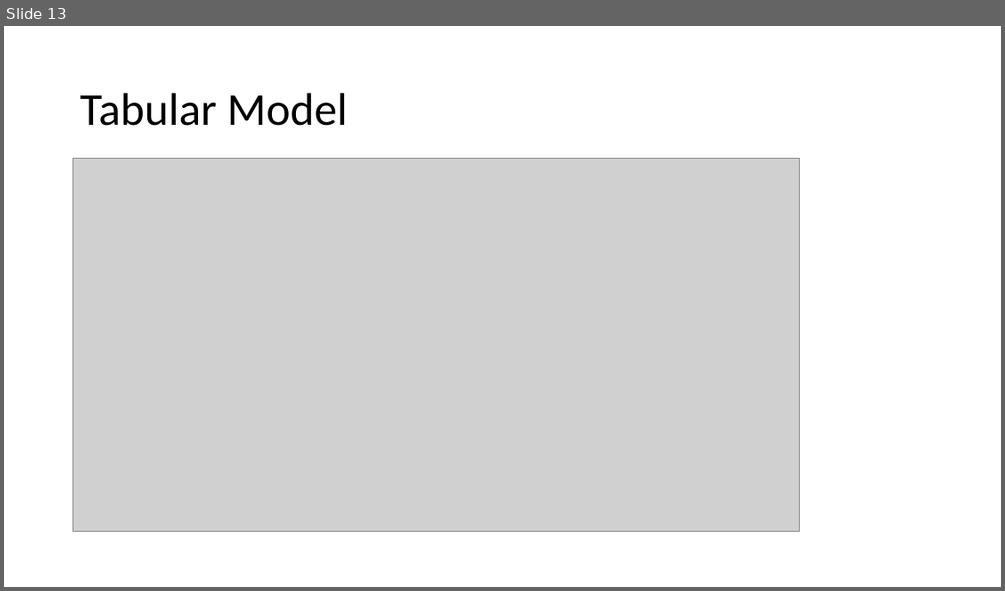
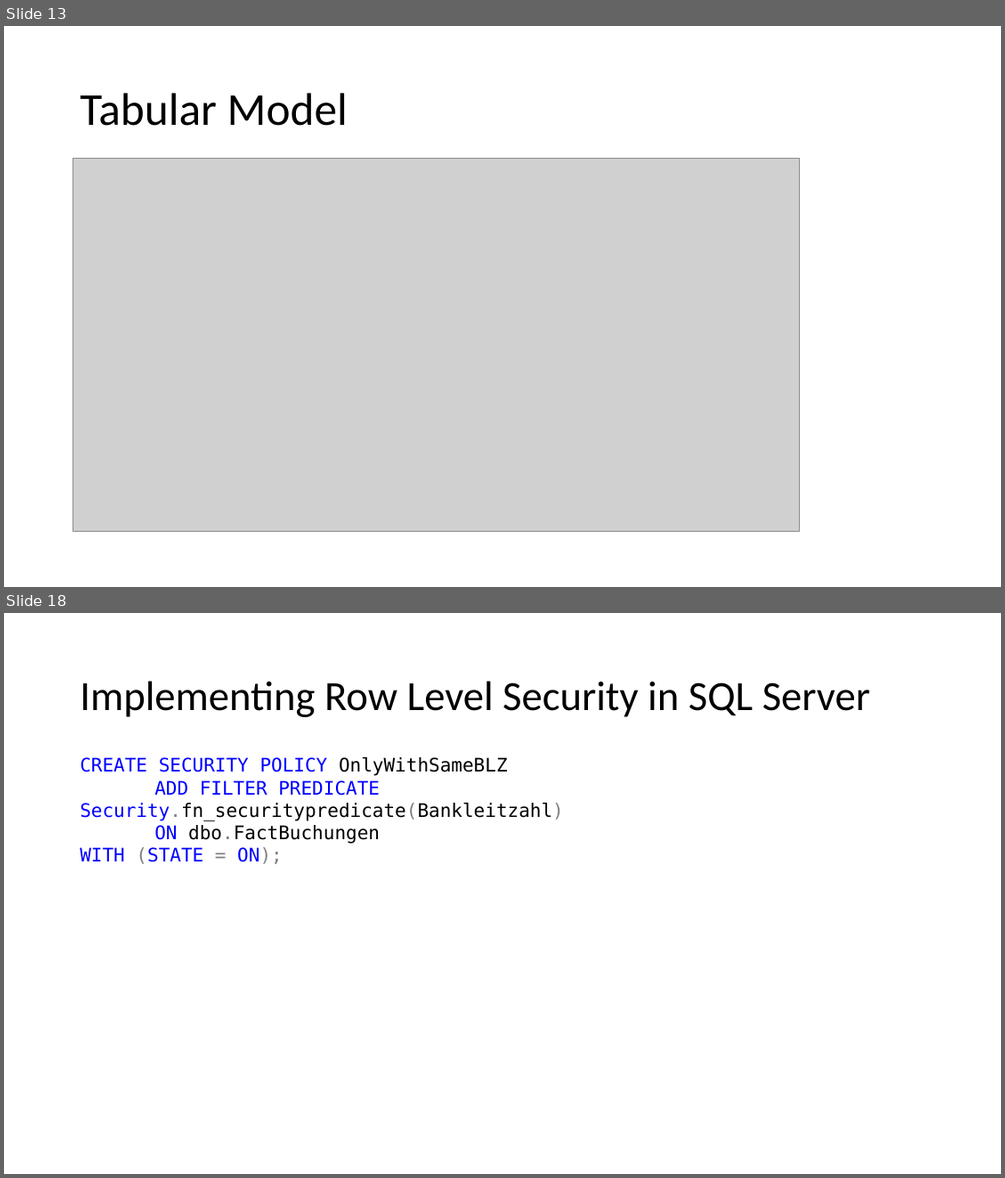
Before and after one commit to LukasSteindl/tabularmodelforfinance, a slide deck: Slides.pptx. Shown one above the other, each under a label of ours: slide 13 before the commit, slides 13 and 18 after it; the slides between them are not shown. The pictures are 1005x591 and 1005x1178 pixels, drawn with LibreOffice and Linux fonts; fonts in the diff are those of the drawing; grey boxes stand for pictures. Boxes give left, top, right and bottom in pixels: in the first picture for what was removed or moved away, otherwise in the second. Text is boxed around its words. In the diff, an @@ line names an element or a change of style, - is before the commit and + after.

Commit message:
added row level security für sql side and slides to for inmemory and direct query

```diff
--- a/Slides.pptx
+++ b/Slides.pptx
@@ slide 18 added at (x1=4, y1=613, x2=1001, y2=1174), background #FFFFFF @@
@@ title added at (x1=80, y1=681, x2=870, y2=717), 40 pt, text #000000 @@
+Implementing Row Level Security in SQL Server
@@ text added at (x1=80, y1=757, x2=564, y2=864), 18 pt, text #000000 @@
+CREATE SECURITY POLICY OnlyWithSameBLZ
+ADD FILTER PREDICATE Security.fn_securitypredicate(Bankleitzahl)
+ON dbo.FactBuchungen
+WITH (STATE = ON);
```
Also in this commit, not shown: 4 slides changed, 2 other slides added, 2 slides removed, 1 other file.
